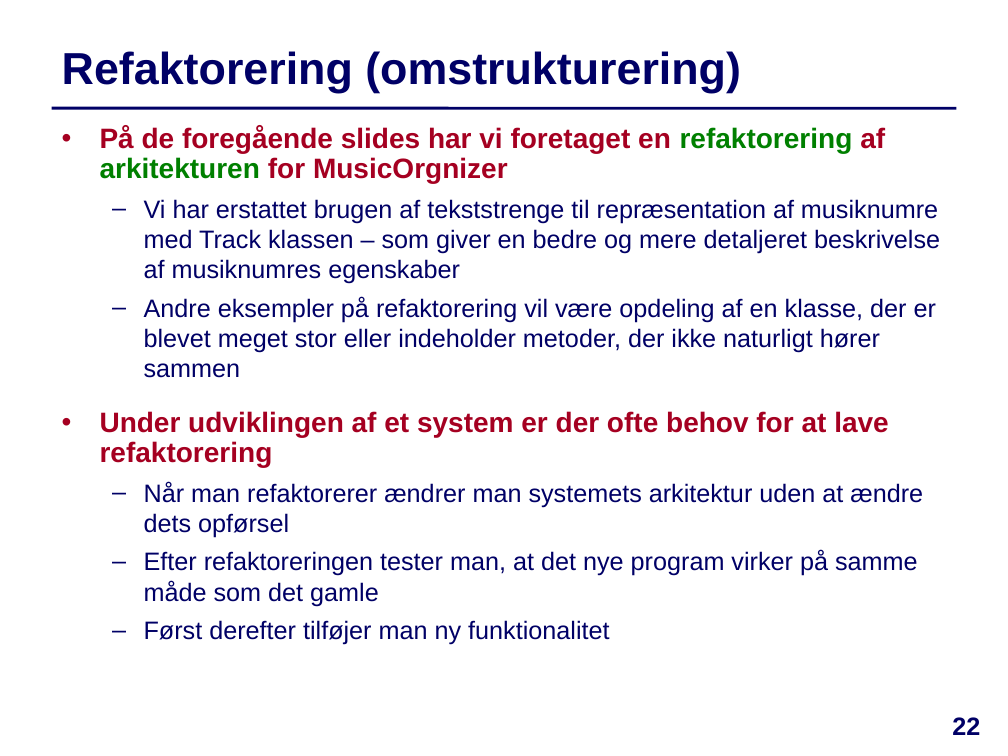
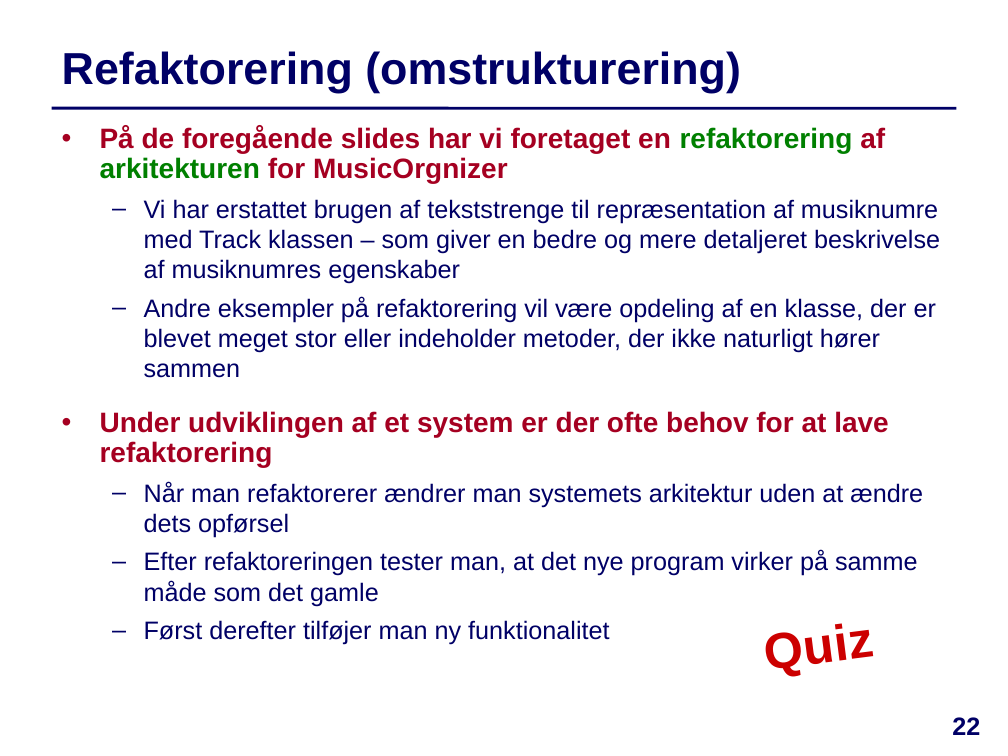
Before and after one commit to IntProgAU/Materiale, a slide deck: slide 22 of web/e24/uge_3b/Slides-Uge3-Torsdag.pptx. Drawn at 1008x756 pixels with LibreOffice and Linux fonts; fonts in the diff are those of the drawing. Boxes give left, top, right and bottom in pixels: in the first picture for what was removed or moved away, otherwise in the second. Text is boxed around its words. In the diff, an @@ line names an element or a change of style, - is before the commit and + after.

```diff
--- a/web/e24/uge_3b/Slides-Uge3-Torsdag.pptx
+++ b/web/e24/uge_3b/Slides-Uge3-Torsdag.pptx
@@ text added at box(767, 623, 875, 677), 36 pt, text #CC0000, bold @@
+Quiz
```
Also in this commit, not shown: 4 other slides changed, 1 other file.
